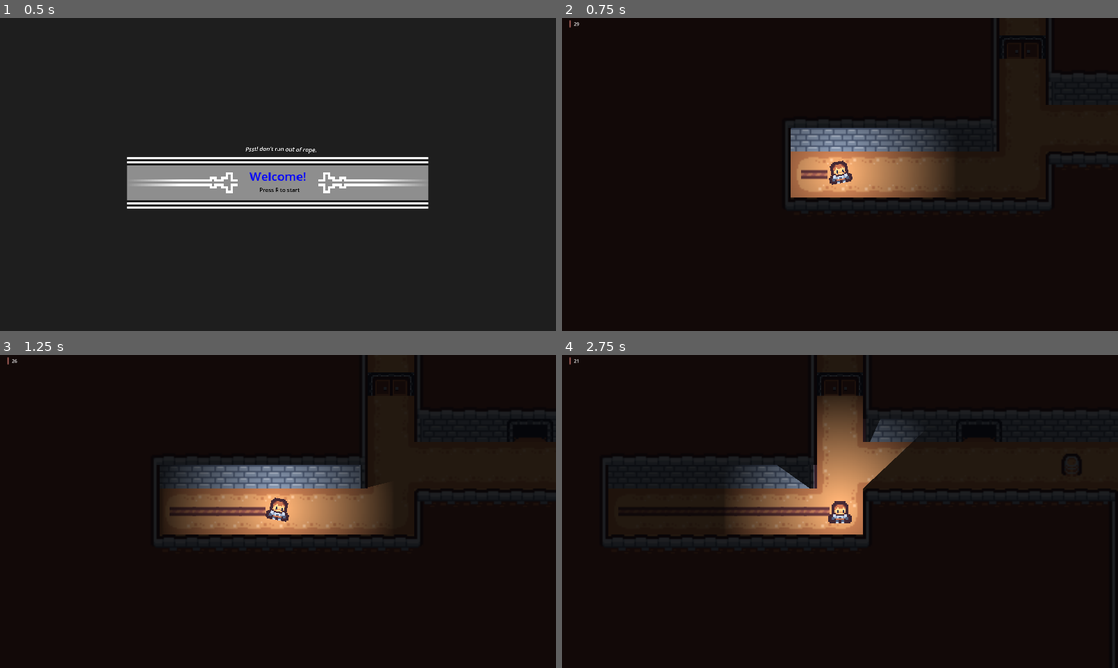
Above: before the commit, frames 1-4 (two rows, left to right).
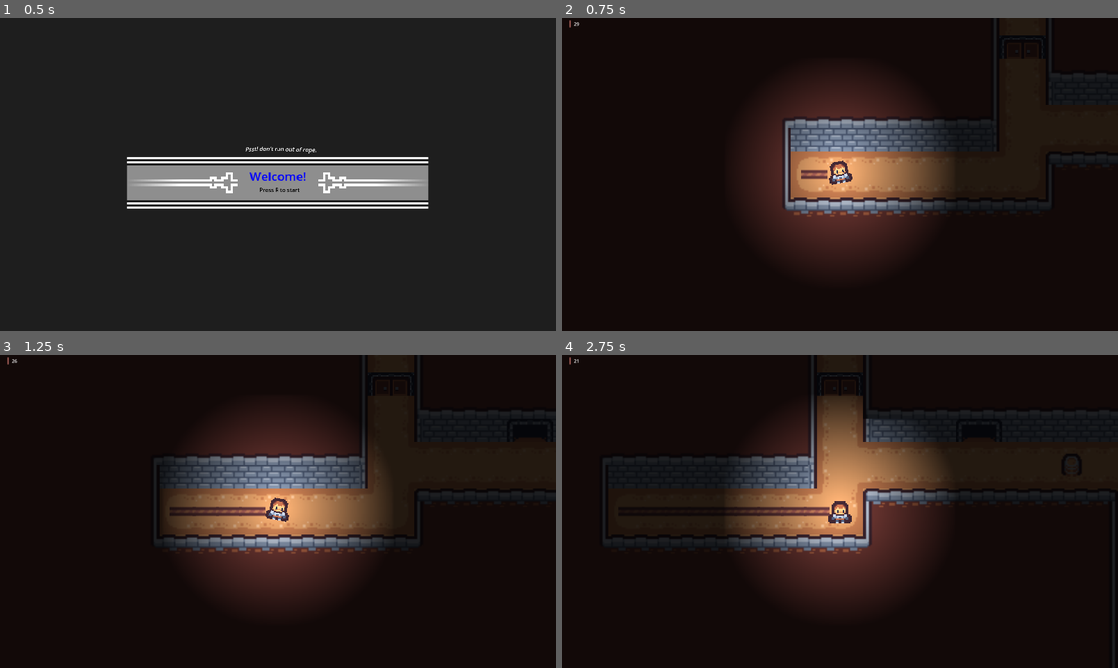
Above: after the commit, the same moments.

Repository: pradoh97/kenneys-jam
Game: Godot game, scene res://Scenes/main.tscn
Two runs of this game, one before a commit and one after it. Both use one fixed random seed, a clock stepped at 60 frames per second and the inputs below. Sound files missing from this copy of the repository are replaced by a short silence.
Inputs:
- Up to frame 1 (0.5 s): no input
- Up to frame 2 (0.75 s): tap R (r) at 0.5, 0.6 s; hold D (right) from 0.53 s (still down)
- Up to frame 3 (1.25 s): keep holding D (right)
- Up to frame 4 (2.75 s): release D (right) at 1.28 s; hold S (down) 1.28-2.03 s; tap R (r) at 1.35, 2.1 s; tap Space at 2 s; hold D (right) from 2.03 s (still down)

Frame 1 is identical in both runs. In frame 2, 11% of the frame differs, in the area x 32-69%, y 18-80%; in frame 3, 9.3%; in frame 4, 10%.

Commit message:
Bend rope

Diff:
--- a/tileset.tres
+++ b/tileset.tres
@@ -84,449 +84,185 @@
 [sub_resource type="TileSetAtlasSource" id="TileSetAtlasSource_nr7du"]
 texture = ExtResource("1_kyr53")
 0:0/0 = 0
-0:0/0/occlusion_layer_0/polygon = SubResource("OccluderPolygon2D_3d8ct")
-0:0/0/physics_layer_0/linear_velocity = Vector2(0, 0)
-0:0/0/physics_layer_0/angular_velocity = 0.0
+0:0/0/occlusion_layer_0/polygon_0/polygon = SubResource("OccluderPolygon2D_3d8ct")
 0:0/0/physics_layer_0/polygon_0/points = PackedVector2Array(-8, -8, 8, -8, 8, 8, -8, 8)
 1:0/0 = 0
-1:0/0/occlusion_layer_0/polygon = SubResource("OccluderPolygon2D_i2bae")
-1:0/0/physics_layer_0/linear_velocity = Vector2(0, 0)
-1:0/0/physics_layer_0/angular_velocity = 0.0
+1:0/0/occlusion_layer_0/polygon_0/polygon = SubResource("OccluderPolygon2D_i2bae")
 1:0/0/physics_layer_0/polygon_0/points = PackedVector2Array(-8, -8, 8, -8, 8, 8, -8, 8)
 2:0/0 = 0
-2:0/0/occlusion_layer_0/polygon = SubResource("OccluderPolygon2D_fsy7m")
-2:0/0/physics_layer_0/linear_velocity = Vector2(0, 0)
-2:0/0/physics_layer_0/angular_velocity = 0.0
+2:0/0/occlusion_layer_0/polygon_0/polygon = SubResource("OccluderPolygon2D_fsy7m")
 2:0/0/physics_layer_0/polygon_0/points = PackedVector2Array(-8, -8, 8, -8, 8, 8, -8, 8)
 3:0/0 = 0
-3:0/0/occlusion_layer_0/polygon = SubResource("OccluderPolygon2D_qn6im")
-3:0/0/physics_layer_0/linear_velocity = Vector2(0, 0)
-3:0/0/physics_layer_0/angular_velocity = 0.0
+3:0/0/occlusion_layer_0/polygon_0/polygon = SubResource("OccluderPolygon2D_qn6im")
 3:0/0/physics_layer_0/polygon_0/points = PackedVector2Array(-8, -8, 8, -8, 8, 8, -8, 8)
 4:0/0 = 0
-4:0/0/occlusion_layer_0/polygon = SubResource("OccluderPolygon2D_jwdh7")
-4:0/0/physics_layer_0/linear_velocity = Vector2(0, 0)
-4:0/0/physics_layer_0/angular_velocity = 0.0
+4:0/0/occlusion_layer_0/polygon_0/polygon = SubResource("OccluderPolygon2D_jwdh7")
 4:0/0/physics_layer_0/polygon_0/points = PackedVector2Array(-8, -8, 8, -8, 8, 8, -8, 8)
 5:0/0 = 0
-5:0/0/occlusion_layer_0/polygon = SubResource("OccluderPolygon2D_7ftha")
-5:0/0/physics_layer_0/linear_velocity = Vector2(0, 0)
-5:0/0/physics_layer_0/angular_velocity = 0.0
+5:0/0/occlusion_layer_0/polygon_0/polygon = SubResource("OccluderPolygon2D_7ftha")
 5:0/0/physics_layer_0/polygon_0/points = PackedVector2Array(-8, -8, 8, -8, 8, 8, -8, 8)
 6:0/0 = 0
-6:0/0/physics_layer_0/linear_velocity = Vector2(0, 0)
-6:0/0/physics_layer_0/angular_velocity = 0.0
 7:0/0 = 0
-7:0/0/physics_layer_0/linear_velocity = Vector2(0, 0)
-7:0/0/physics_layer_0/angular_velocity = 0.0
 8:0/0 = 0
-8:0/0/physics_layer_0/linear_velocity = Vector2(0, 0)
-8:0/0/physics_layer_0/angular_velocity = 0.0
 9:0/0 = 0
-9:0/0/physics_layer_0/linear_velocity = Vector2(0, 0)
-9:0/0/physics_layer_0/angular_velocity = 0.0
 10:0/0 = 0
-10:0/0/occlusion_layer_0/polygon = SubResource("OccluderPolygon2D_6lo73")
-10:0/0/physics_layer_0/linear_velocity = Vector2(0, 0)
-10:0/0/physics_layer_0/angular_velocity = 0.0
+10:0/0/occlusion_layer_0/polygon_0/polygon = SubResource("OccluderPolygon2D_6lo73")
 11:0/0 = 0
-11:0/0/occlusion_layer_0/polygon = SubResource("OccluderPolygon2D_0a0j4")
-11:0/0/physics_layer_0/linear_velocity = Vector2(0, 0)
-11:0/0/physics_layer_0/angular_velocity = 0.0
+11:0/0/occlusion_layer_0/polygon_0/polygon = SubResource("OccluderPolygon2D_0a0j4")
 0:1/0 = 0
-0:1/0/occlusion_layer_0/polygon = SubResource("OccluderPolygon2D_fgwi6")
-0:1/0/physics_layer_0/linear_velocity = Vector2(0, 0)
-0:1/0/physics_layer_0/angular_velocity = 0.0
+0:1/0/occlusion_layer_0/polygon_0/polygon = SubResource("OccluderPolygon2D_fgwi6")
 0:1/0/physics_layer_0/polygon_0/points = PackedVector2Array(-8, -8, 8, -8, 8, 8, -8, 8)
 1:1/0 = 0
-1:1/0/occlusion_layer_0/polygon = SubResource("OccluderPolygon2D_4axqn")
-1:1/0/physics_layer_0/linear_velocity = Vector2(0, 0)
-1:1/0/physics_layer_0/angular_velocity = 0.0
+1:1/0/occlusion_layer_0/polygon_0/polygon = SubResource("OccluderPolygon2D_4axqn")
 1:1/0/physics_layer_0/polygon_0/points = PackedVector2Array(-8, -8, 8, -8, 8, 8, -8, 8)
 2:1/0 = 0
-2:1/0/physics_layer_0/linear_velocity = Vector2(0, 0)
-2:1/0/physics_layer_0/angular_velocity = 0.0
 3:1/0 = 0
-3:1/0/occlusion_layer_0/polygon = SubResource("OccluderPolygon2D_c2pbm")
-3:1/0/physics_layer_0/linear_velocity = Vector2(0, 0)
-3:1/0/physics_layer_0/angular_velocity = 0.0
+3:1/0/occlusion_layer_0/polygon_0/polygon = SubResource("OccluderPolygon2D_c2pbm")
 3:1/0/physics_layer_0/polygon_0/points = PackedVector2Array(-8, -8, 8, -8, 8, 8, -8, 8)
 4:1/0 = 0
-4:1/0/occlusion_layer_0/polygon = SubResource("OccluderPolygon2D_ua2bd")
-4:1/0/physics_layer_0/linear_velocity = Vector2(0, 0)
-4:1/0/physics_layer_0/angular_velocity = 0.0
+4:1/0/occlusion_layer_0/polygon_0/polygon = SubResource("OccluderPolygon2D_ua2bd")
 4:1/0/physics_layer_0/polygon_0/points = PackedVector2Array(-8, -8, 8, -8, 8, 8, -8, 8)
 5:1/0 = 0
-5:1/0/occlusion_layer_0/polygon = SubResource("OccluderPolygon2D_kb6vg")
-5:1/0/physics_layer_0/linear_velocity = Vector2(0, 0)
-5:1/0/physics_layer_0/angular_velocity = 0.0
+5:1/0/occlusion_layer_0/polygon_0/polygon = SubResource("OccluderPolygon2D_kb6vg")
 5:1/0/physics_layer_0/polygon_0/points = PackedVector2Array(-8, -8, 8, -8, 8, 8, -8, 8)
 6:1/0 = 0
-6:1/0/physics_layer_0/linear_velocity = Vector2(0, 0)
-6:1/0/physics_layer_0/angular_velocity = 0.0
 7:1/0 = 0
-7:1/0/physics_layer_0/linear_velocity = Vector2(0, 0)
-7:1/0/physics_layer_0/angular_velocity = 0.0
 8:1/0 = 0
-8:1/0/physics_layer_0/linear_velocity = Vector2(0, 0)
-8:1/0/physics_layer_0/angular_velocity = 0.0
 9:1/0 = 0
-9:1/0/physics_layer_0/linear_velocity = Vector2(0, 0)
-9:1/0/physics_layer_0/angular_velocity = 0.0
 10:1/0 = 0
-10:1/0/physics_layer_0/linear_velocity = Vector2(0, 0)
-10:1/0/physics_layer_0/angular_velocity = 0.0
 11:1/0 = 0
-11:1/0/physics_layer_0/linear_velocity = Vector2(0, 0)
-11:1/0/physics_layer_0/angular_velocity = 0.0
 0:2/0 = 0
-0:2/0/occlusion_layer_0/polygon = SubResource("OccluderPolygon2D_h8y17")
-0:2/0/physics_layer_0/linear_velocity = Vector2(0, 0)
-0:2/0/physics_layer_0/angular_velocity = 0.0
+0:2/0/occlusion_layer_0/polygon_0/polygon = SubResource("OccluderPolygon2D_h8y17")
 0:2/0/physics_layer_0/polygon_0/points = PackedVector2Array(-8, -8, 8, -8, 8, 8, -8, 8)
 1:2/0 = 0
-1:2/0/occlusion_layer_0/polygon = SubResource("OccluderPolygon2D_ut2du")
-1:2/0/physics_layer_0/linear_velocity = Vector2(0, 0)
-1:2/0/physics_layer_0/angular_velocity = 0.0
+1:2/0/occlusion_layer_0/polygon_0/polygon = SubResource("OccluderPolygon2D_ut2du")
 1:2/0/physics_layer_0/polygon_0/points = PackedVector2Array(-8, -8, 8, -8, 8, 8, -8, 8)
 2:2/0 = 0
-2:2/0/occlusion_layer_0/polygon = SubResource("OccluderPolygon2D_u27fe")
-2:2/0/physics_layer_0/linear_velocity = Vector2(0, 0)
-2:2/0/physics_layer_0/angular_velocity = 0.0
+2:2/0/occlusion_layer_0/polygon_0/polygon = SubResource("OccluderPolygon2D_u27fe")
 2:2/0/physics_layer_0/polygon_0/points = PackedVector2Array(-8, -8, 8, -8, 8, 8, -8, 8)
 3:2/0 = 0
-3:2/0/occlusion_layer_0/polygon = SubResource("OccluderPolygon2D_korke")
-3:2/0/physics_layer_0/linear_velocity = Vector2(0, 0)
-3:2/0/physics_layer_0/angular_velocity = 0.0
+3:2/0/occlusion_layer_0/polygon_0/polygon = SubResource("OccluderPolygon2D_korke")
 3:2/0/physics_layer_0/polygon_0/points = PackedVector2Array(-8, -8, 8, -8, 8, 8, -8, 8)
 4:2/0 = 0
-4:2/0/occlusion_layer_0/polygon = SubResource("OccluderPolygon2D_blnjo")
-4:2/0/physics_layer_0/linear_velocity = Vector2(0, 0)
-4:2/0/physics_layer_0/angular_velocity = 0.0
+4:2/0/occlusion_layer_0/polygon_0/polygon = SubResource("OccluderPolygon2D_blnjo")
 5:2/0 = 0
-5:2/0/physics_layer_0/linear_velocity = Vector2(0, 0)
-5:2/0/physics_layer_0/angular_velocity = 0.0
 6:2/0 = 0
-6:2/0/physics_layer_0/linear_velocity = Vector2(0, 0)
-6:2/0/physics_layer_0/angular_velocity = 0.0
 7:2/0 = 0
-7:2/0/physics_layer_0/linear_velocity = Vector2(0, 0)
-7:2/0/physics_layer_0/angular_velocity = 0.0
 8:2/0 = 0
-8:2/0/physics_layer_0/linear_velocity = Vector2(0, 0)
-8:2/0/physics_layer_0/angular_velocity = 0.0
 9:2/0 = 0
-9:2/0/physics_layer_0/linear_velocity = Vector2(0, 0)
-9:2/0/physics_layer_0/angular_velocity = 0.0
 10:2/0 = 0
-10:2/0/physics_layer_0/linear_velocity = Vector2(0, 0)
-10:2/0/physics_layer_0/angular_velocity = 0.0
 11:2/0 = 0
-11:2/0/physics_layer_0/linear_velocity = Vector2(0, 0)
-11:2/0/physics_layer_0/angular_velocity = 0.0
 0:3/0 = 0
-0:3/0/physics_layer_0/linear_velocity = Vector2(0, 0)
-0:3/0/physics_layer_0/angular_velocity = 0.0
 1:3/0 = 0
-1:3/0/physics_layer_0/linear_velocity = Vector2(0, 0)
-1:3/0/physics_layer_0/angular_velocity = 0.0
 2:3/0 = 0
-2:3/0/physics_layer_0/linear_velocity = Vector2(0, 0)
-2:3/0/physics_layer_0/angular_velocity = 0.0
 3:3/0 = 0
-3:3/0/occlusion_layer_0/polygon = SubResource("OccluderPolygon2D_uqi4d")
-3:3/0/physics_layer_0/linear_velocity = Vector2(0, 0)
-3:3/0/physics_layer_0/angular_velocity = 0.0
+3:3/0/occlusion_layer_0/polygon_0/polygon = SubResource("OccluderPolygon2D_uqi4d")
 4:3/0 = 0
-4:3/0/occlusion_layer_0/polygon = SubResource("OccluderPolygon2D_txo6t")
-4:3/0/physics_layer_0/linear_velocity = Vector2(0, 0)
-4:3/0/physics_layer_0/angular_velocity = 0.0
+4:3/0/occlusion_layer_0/polygon_0/polygon = SubResource("OccluderPolygon2D_txo6t")
 4:3/0/physics_layer_0/polygon_0/points = PackedVector2Array(-8, -8, 8, -8, 8, 8, -8, 8)
 5:3/0 = 0
-5:3/0/occlusion_layer_0/polygon = SubResource("OccluderPolygon2D_qdyru")
-5:3/0/physics_layer_0/linear_velocity = Vector2(0, 0)
-5:3/0/physics_layer_0/angular_velocity = 0.0
+5:3/0/occlusion_layer_0/polygon_0/polygon = SubResource("OccluderPolygon2D_qdyru")
 6:3/0 = 0
-6:3/0/physics_layer_0/linear_velocity = Vector2(0, 0)
-6:3/0/physics_layer_0/angular_velocity = 0.0
 7:3/0 = 0
-7:3/0/occlusion_layer_0/polygon = SubResource("OccluderPolygon2D_ugpoe")
-7:3/0/physics_layer_0/linear_velocity = Vector2(0, 0)
-7:3/0/physics_layer_0/angular_velocity = 0.0
+7:3/0/occlusion_layer_0/polygon_0/polygon = SubResource("OccluderPolygon2D_ugpoe")
 8:3/0 = 0
-8:3/0/physics_layer_0/linear_velocity = Vector2(0, 0)
-8:3/0/physics_layer_0/angular_velocity = 0.0
 9:3/0 = 0
-9:3/0/physics_layer_0/linear_velocity = Vector2(0, 0)
-9:3/0/physics_layer_0/angular_velocity = 0.0
 11:3/0 = 0
-11:3/0/occlusion_layer_0/polygon = SubResource("OccluderPolygon2D_g7ljl")
-11:3/0/physics_layer_0/linear_velocity = Vector2(0, 0)
-11:3/0/physics_layer_0/angular_velocity = 0.0
+11:3/0/occlusion_layer_0/polygon_0/polygon = SubResource("OccluderPolygon2D_g7ljl")
 11:3/0/physics_layer_0/polygon_0/points = PackedVector2Array(-8, -8, 8, -8, 8, 8, -8, 8)
 0:4/0 = 0
-0:4/0/physics_layer_0/linear_velocity = Vector2(0, 0)
-0:4/0/physics_layer_0/angular_velocity = 0.0
 1:4/0 = 0
-1:4/0/physics_layer_0/linear_velocity = Vector2(0, 0)
-1:4/0/physics_layer_0/angular_velocity = 0.0
 2:4/0 = 0
-2:4/0/physics_layer_0/linear_velocity = Vector2(0, 0)
-2:4/0/physics_layer_0/angular_velocity = 0.0
 3:4/0 = 0
-3:4/0/occlusion_layer_0/polygon = SubResource("OccluderPolygon2D_5tlaf")
-3:4/0/physics_layer_0/linear_velocity = Vector2(0, 0)
-3:4/0/physics_layer_0/angular_velocity = 0.0
+3:4/0/occlusion_layer_0/polygon_0/polygon = SubResource("OccluderPolygon2D_5tlaf")
 4:4/0 = 0
-4:4/0/physics_layer_0/linear_velocity = Vector2(0, 0)
-4:4/0/physics_layer_0/angular_velocity = 0.0
 5:4/0 = 0
-5:4/0/physics_layer_0/linear_velocity = Vector2(0, 0)
-5:4/0/physics_layer_0/angular_velocity = 0.0
 6:4/0 = 0
-6:4/0/physics_layer_0/linear_velocity = Vector2(0, 0)
-6:4/0/physics_layer_0/angular_velocity = 0.0
 7:4/0 = 0
-7:4/0/physics_layer_0/linear_velocity = Vector2(0, 0)
-7:4/0/physics_layer_0/angular_velocity = 0.0
 8:4/0 = 0
-8:4/0/physics_layer_0/linear_velocity = Vector2(0, 0)
-8:4/0/physics_layer_0/angular_velocity = 0.0
 9:4/0 = 0
-9:4/0/occlusion_layer_0/polygon = SubResource("OccluderPolygon2D_0xda2")
-9:4/0/physics_layer_0/linear_velocity = Vector2(0, 0)
-9:4/0/physics_layer_0/angular_velocity = 0.0
+9:4/0/occlusion_layer_0/polygon_0/polygon = SubResource("OccluderPolygon2D_0xda2")
 9:4/0/physics_layer_0/polygon_0/points = PackedVector2Array(-8, -8, 8, -8, 8, 8, -8, 8)
 10:4/0 = 0
-10:4/0/occlusion_layer_0/polygon = SubResource("OccluderPolygon2D_0l2nl")
-10:4/0/physics_layer_0/linear_velocity = Vector2(0, 0)
-10:4/0/physics_layer_0/angular_velocity = 0.0
+10:4/0/occlusion_layer_0/polygon_0/polygon = SubResource("OccluderPolygon2D_0l2nl")
 10:4/0/physics_layer_0/polygon_0/points = PackedVector2Array(-8, -8, 8, -8, 8, 8, -8, 8)
 11:4/0 = 0
-11:4/0/occlusion_layer_0/polygon = SubResource("OccluderPolygon2D_hq0ew")
-11:4/0/physics_layer_0/linear_velocity = Vector2(0, 0)
-11:4/0/physics_layer_0/angular_velocity = 0.0
+11:4/0/occlusion_layer_0/polygon_0/polygon = SubResource("OccluderPolygon2D_hq0ew")
 11:4/0/physics_layer_0/polygon_0/points = PackedVector2Array(-8, -8, 8, -8, 8, 8, -8, 8)
 0:5/0 = 0
-0:5/0/physics_layer_0/linear_velocity = Vector2(0, 0)
-0:5/0/physics_layer_0/angular_velocity = 0.0
 1:5/0 = 0
-1:5/0/physics_layer_0/linear_velocity = Vector2(0, 0)
-1:5/0/physics_layer_0/angular_velocity = 0.0
 2:5/0 = 0
-2:5/0/physics_layer_0/linear_velocity = Vector2(0, 0)
-2:5/0/physics_layer_0/angular_velocity = 0.0
 3:5/0 = 0
-3:5/0/physics_layer_0/linear_velocity = Vector2(0, 0)
-3:5/0/physics_layer_0/angular_velocity = 0.0
 4:5/0 = 0
-4:5/0/physics_layer_0/linear_velocity = Vector2(0, 0)
-4:5/0/physics_layer_0/angular_velocity = 0.0
 5:5/0 = 0
-5:5/0/physics_layer_0/linear_velocity = Vector2(0, 0)
-5:5/0/physics_layer_0/angular_velocity = 0.0
 6:5/0 = 0
-6:5/0/physics_layer_0/linear_velocity = Vector2(0, 0)
-6:5/0/physics_layer_0/angular_velocity = 0.0
 7:5/0 = 0
-7:5/0/physics_layer_0/linear_velocity = Vector2(0, 0)
-7:5/0/physics_layer_0/angular_velocity = 0.0
 8:5/0 = 0
-8:5/0/physics_layer_0/linear_velocity = Vector2(0, 0)
-8:5/0/physics_layer_0/angular_velocity = 0.0
 9:5/0 = 0
-9:5/0/physics_layer_0/linear_velocity = Vector2(0, 0)
-9:5/0/physics_layer_0/angular_velocity = 0.0
 10:5/0 = 0
-10:5/0/physics_layer_0/linear_velocity = Vector2(0, 0)
-10:5/0/physics_layer_0/angular_velocity = 0.0
 11:5/0 = 0
-11:5/0/physics_layer_0/linear_velocity = Vector2(0, 0)
-11:5/0/physics_layer_0/angular_velocity = 0.0
 0:6/0 = 0
-0:6/0/physics_layer_0/linear_velocity = Vector2(0, 0)
-0:6/0/physics_layer_0/angular_velocity = 0.0
 1:6/0 = 0
-1:6/0/physics_layer_0/linear_velocity = Vector2(0, 0)
-1:6/0/physics_layer_0/angular_velocity = 0.0
 2:6/0 = 0
-2:6/0/physics_layer_0/linear_velocity = Vector2(0, 0)
-2:6/0/physics_layer_0/angular_velocity = 0.0
 3:6/0 = 0
-3:6/0/physics_layer_0/linear_velocity = Vector2(0, 0)
-3:6/0/physics_layer_0/angular_velocity = 0.0
 4:6/0 = 0
-4:6/0/physics_layer_0/linear_velocity = Vector2(0, 0)
-4:6/0/physics_layer_0/angular_velocity = 0.0
 5:6/0 = 0
-5:6/0/physics_layer_0/linear_velocity = Vector2(0, 0)
-5:6/0/physics_layer_0/angular_velocity = 0.0
 6:6/0 = 0
-6:6/0/physics_layer_0/linear_velocity = Vector2(0, 0)
-6:6/0/physics_layer_0/angular_velocity = 0.0
 7:6/0 = 0
-7:6/0/physics_layer_0/linear_velocity = Vector2(0, 0)
-7:6/0/physics_layer_0/angular_velocity = 0.0
 8:6/0 = 0
-8:6/0/physics_layer_0/linear_velocity = Vector2(0, 0)
-8:6/0/physics_layer_0/angular_velocity = 0.0
 9:6/0 = 0
-9:6/0/physics_layer_0/linear_velocity = Vector2(0, 0)
-9:6/0/physics_layer_0/angular_velocity = 0.0
 10:6/0 = 0
-10:6/0/physics_layer_0/linear_velocity = Vector2(0, 0)
-10:6/0/physics_layer_0/angular_velocity = 0.0
 11:6/0 = 0
-11:6/0/physics_layer_0/linear_velocity = Vector2(0, 0)
-11:6/0/physics_layer_0/angular_velocity = 0.0
 0:7/0 = 0
-0:7/0/physics_layer_0/linear_velocity = Vector2(0, 0)
-0:7/0/physics_layer_0/angular_velocity = 0.0
 1:7/0 = 0
-1:7/0/physics_layer_0/linear_velocity = Vector2(0, 0)
-1:7/0/physics_layer_0/angular_velocity = 0.0
 2:7/0 = 0
-2:7/0/physics_layer_0/linear_velocity = Vector2(0, 0)
-2:7/0/physics_layer_0/angular_velocity = 0.0
 3:7/0 = 0
-3:7/0/physics_layer_0/linear_velocity = Vector2(0, 0)
-3:7/0/physics_layer_0/angular_velocity = 0.0
 4:7/0 = 0
-4:7/0/physics_layer_0/linear_velocity = Vector2(0, 0)
-4:7/0/physics_layer_0/angular_velocity = 0.0
 5:7/0 = 0
-5:7/0/physics_layer_0/linear_velocity = Vector2(0, 0)
-5:7/0/physics_layer_0/angular_velocity = 0.0
 6:7/0 = 0
-6:7/0/physics_layer_0/linear_velocity = Vector2(0, 0)
-6:7/0/physics_layer_0/angular_velocity = 0.0
 7:7/0 = 0
-7:7/0/physics_layer_0/linear_velocity = Vector2(0, 0)
-7:7/0/physics_layer_0/angular_velocity = 0.0
 8:7/0 = 0
-8:7/0/physics_layer_0/linear_velocity = Vector2(0, 0)
-8:7/0/physics_layer_0/angular_velocity = 0.0
 9:7/0 = 0
-9:7/0/physics_layer_0/linear_velocity = Vector2(0, 0)
-9:7/0/physics_layer_0/angular_velocity = 0.0
 10:7/0 = 0
-10:7/0/physics_layer_0/linear_velocity = Vector2(0, 0)
-10:7/0/physics_layer_0/angular_velocity = 0.0
 11:7/0 = 0
-11:7/0/physics_layer_0/linear_velocity = Vector2(0, 0)
-11:7/0/physics_layer_0/angular_velocity = 0.0
 0:8/0 = 0
-0:8/0/physics_layer_0/linear_velocity = Vector2(0, 0)
-0:8/0/physics_layer_0/angular_velocity = 0.0
 1:8/0 = 0
-1:8/0/physics_layer_0/linear_velocity = Vector2(0, 0)
-1:8/0/physics_layer_0/angular_velocity = 0.0
 2:8/0 = 0
-2:8/0/physics_layer_0/linear_velocity = Vector2(0, 0)
-2:8/0/physics_layer_0/angular_velocity = 0.0
 3:8/0 = 0
-3:8/0/physics_layer_0/linear_velocity = Vector2(0, 0)
-3:8/0/physics_layer_0/angular_velocity = 0.0
 4:8/0 = 0
-4:8/0/physics_layer_0/linear_velocity = Vector2(0, 0)
-4:8/0/physics_layer_0/angular_velocity = 0.0
 5:8/0 = 0
-5:8/0/physics_layer_0/linear_velocity = Vector2(0, 0)
-5:8/0/physics_layer_0/angular_velocity = 0.0
 6:8/0 = 0
-6:8/0/physics_layer_0/linear_velocity = Vector2(0, 0)
-6:8/0/physics_layer_0/angular_velocity = 0.0
 7:8/0 = 0
-7:8/0/physics_layer_0/linear_velocity = Vector2(0, 0)
-7:8/0/physics_layer_0/angular_velocity = 0.0
 8:8/0 = 0
-8:8/0/physics_layer_0/linear_velocity = Vector2(0, 0)
-8:8/0/physics_layer_0/angular_velocity = 0.0
 9:8/0 = 0
-9:8/0/physics_layer_0/linear_velocity = Vector2(0, 0)
-9:8/0/physics_layer_0/angular_velocity = 0.0
 10:8/0 = 0
-10:8/0/physics_layer_0/linear_velocity = Vector2(0, 0)
-10:8/0/physics_layer_0/angular_velocity = 0.0
 11:8/0 = 0
-11:8/0/physics_layer_0/linear_velocity = Vector2(0, 0)
-11:8/0/physics_layer_0/angular_velocity = 0.0
 0:9/0 = 0
-0:9/0/physics_layer_0/linear_velocity = Vector2(0, 0)
-0:9/0/physics_layer_0/angular_velocity = 0.0
 1:9/0 = 0
-1:9/0/physics_layer_0/linear_velocity = Vector2(0, 0)
-1:9/0/physics_layer_0/angular_velocity = 0.0
 2:9/0 = 0
-2:9/0/physics_layer_0/linear_velocity = Vector2(0, 0)
-2:9/0/physics_layer_0/angular_velocity = 0.0
 3:9/0 = 0
-3:9/0/physics_layer_0/linear_velocity = Vector2(0, 0)
-3:9/0/physics_layer_0/angular_velocity = 0.0
 4:9/0 = 0
-4:9/0/physics_layer_0/linear_velocity = Vector2(0, 0)
-4:9/0/physics_layer_0/angular_velocity = 0.0
 5:9/0 = 0
-5:9/0/physics_layer_0/linear_velocity = Vector2(0, 0)
-5:9/0/physics_layer_0/angular_velocity = 0.0
 6:9/0 = 0
-6:9/0/physics_layer_0/linear_velocity = Vector2(0, 0)
-6:9/0/physics_layer_0/angular_velocity = 0.0
 7:9/0 = 0
-7:9/0/physics_layer_0/linear_velocity = Vector2(0, 0)
-7:9/0/physics_layer_0/angular_velocity = 0.0
 8:9/0 = 0
-8:9/0/physics_layer_0/linear_velocity = Vector2(0, 0)
-8:9/0/physics_layer_0/angular_velocity = 0.0
 9:9/0 = 0
-9:9/0/physics_layer_0/linear_velocity = Vector2(0, 0)
-9:9/0/physics_layer_0/angular_velocity = 0.0
 10:9/0 = 0
-10:9/0/physics_layer_0/linear_velocity = Vector2(0, 0)
-10:9/0/physics_layer_0/angular_velocity = 0.0
 11:9/0 = 0
-11:9/0/physics_layer_0/linear_velocity = Vector2(0, 0)
-11:9/0/physics_layer_0/angular_velocity = 0.0
 0:10/0 = 0
-0:10/0/physics_layer_0/linear_velocity = Vector2(0, 0)
-0:10/0/physics_layer_0/angular_velocity = 0.0
 1:10/0 = 0
-1:10/0/physics_layer_0/linear_velocity = Vector2(0, 0)
-1:10/0/physics_layer_0/angular_velocity = 0.0
 2:10/0 = 0
-2:10/0/physics_layer_0/linear_velocity = Vector2(0, 0)
-2:10/0/physics_layer_0/angular_velocity = 0.0
 3:10/0 = 0
-3:10/0/physics_layer_0/linear_velocity = Vector2(0, 0)
-3:10/0/physics_layer_0/angular_velocity = 0.0
 4:10/0 = 0
-4:10/0/physics_layer_0/linear_velocity = Vector2(0, 0)
-4:10/0/physics_layer_0/angular_velocity = 0.0
 5:10/0 = 0
-5:10/0/physics_layer_0/linear_velocity = Vector2(0, 0)
-5:10/0/physics_layer_0/angular_velocity = 0.0
 6:10/0 = 0
-6:10/0/physics_layer_0/linear_velocity = Vector2(0, 0)
-6:10/0/physics_layer_0/angular_velocity = 0.0
 7:10/0 = 0
-7:10/0/physics_layer_0/linear_velocity = Vector2(0, 0)
-7:10/0/physics_layer_0/angular_velocity = 0.0
 8:10/0 = 0
-8:10/0/physics_layer_0/linear_velocity = Vector2(0, 0)
-8:10/0/physics_layer_0/angular_velocity = 0.0
 9:10/0 = 0
-9:10/0/physics_layer_0/linear_velocity = Vector2(0, 0)
-9:10/0/physics_layer_0/angular_velocity = 0.0
 10:10/0 = 0
-10:10/0/physics_layer_0/linear_velocity = Vector2(0, 0)
-10:10/0/physics_layer_0/angular_velocity = 0.0
 11:10/0 = 0
-11:10/0/physics_layer_0/linear_velocity = Vector2(0, 0)
-11:10/0/physics_layer_0/angular_velocity = 0.0
 10:3/0 = 0
-10:3/0/occlusion_layer_0/polygon = SubResource("OccluderPolygon2D_iuf0g")
-10:3/0/physics_layer_0/linear_velocity = Vector2(0, 0)
-10:3/0/physics_layer_0/angular_velocity = 0.0
+10:3/0/occlusion_layer_0/polygon_0/polygon = SubResource("OccluderPolygon2D_iuf0g")
 10:3/0/physics_layer_0/polygon_0/points = PackedVector2Array(-8, -8, 8, -8, 8, 8, -8, 8)
 
 [sub_resource type="TileSetScenesCollectionSource" id="TileSetScenesCollectionSource_p5x14"]
